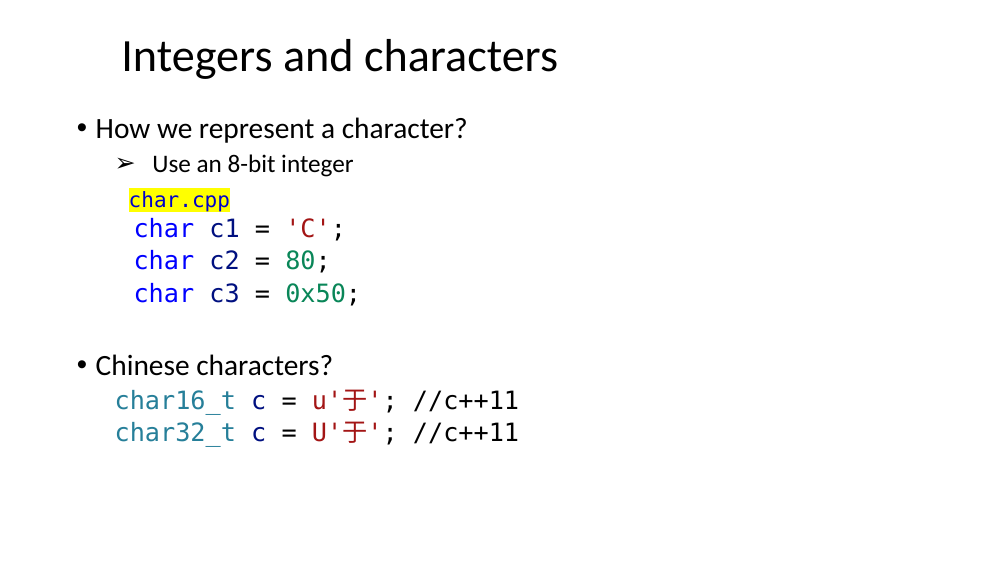
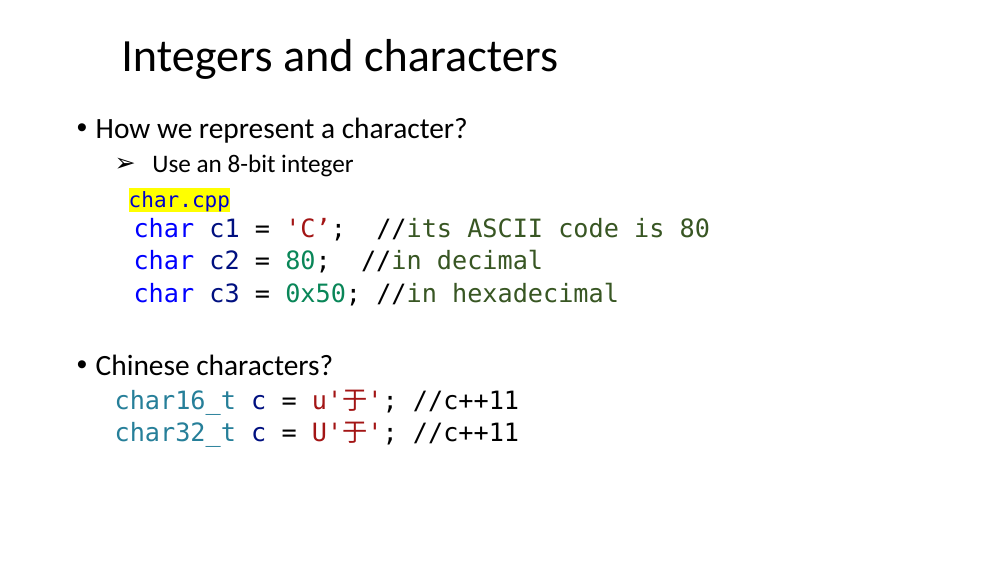
Before and after one commit to ShiqiYu/CPP, a slide deck: slide 13 of week02/Lecture02.pptx. Drawn at 1008x567 pixels with LibreOffice and Linux fonts; fonts in the diff are those of the drawing; background and template pictures are left out. Boxes give left, top, right and bottom in pixels: in the first picture for what was removed or moved away, otherwise in the second. Text is boxed around its words. In the diff, an @@ line names an element or a change of style, - is before the commit and + after.

```diff
--- a/week02/Lecture02.pptx
+++ b/week02/Lecture02.pptx
@@ text at bbox=[134, 218, 710, 306]: text changed; text colour #0000FF to #385723 @@
-  char c1 = 'C';
-  char c2 = 80;
-  char c3 = 0x50;
+  char c1 = 'C’; //its ASCII code is 80
+  char c2 = 80; //in decimal
+  char c3 = 0x50; //in hexadecimal
```
Also in this commit, not shown: 1 other slide changed, 3 other files.
